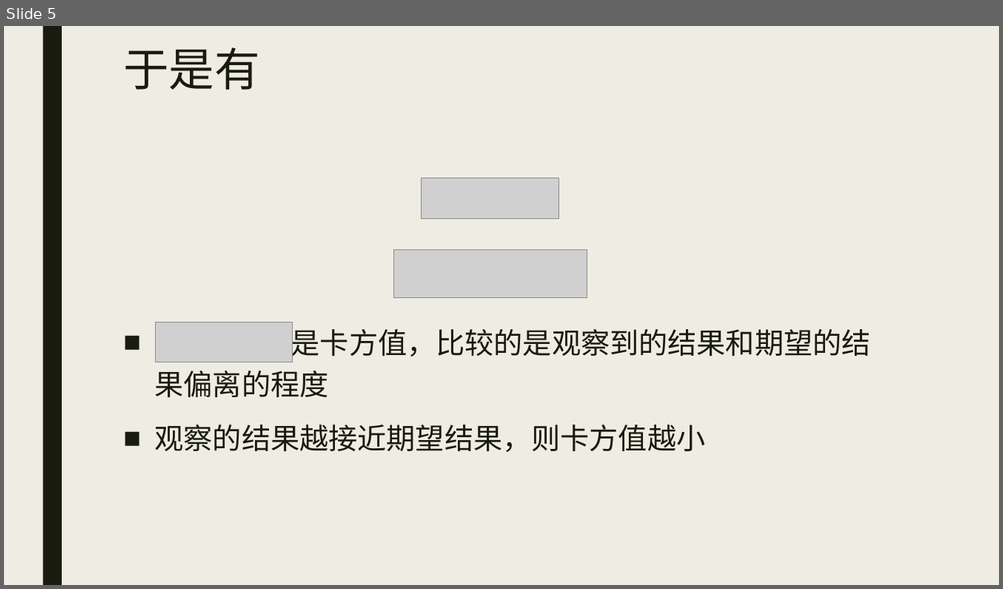
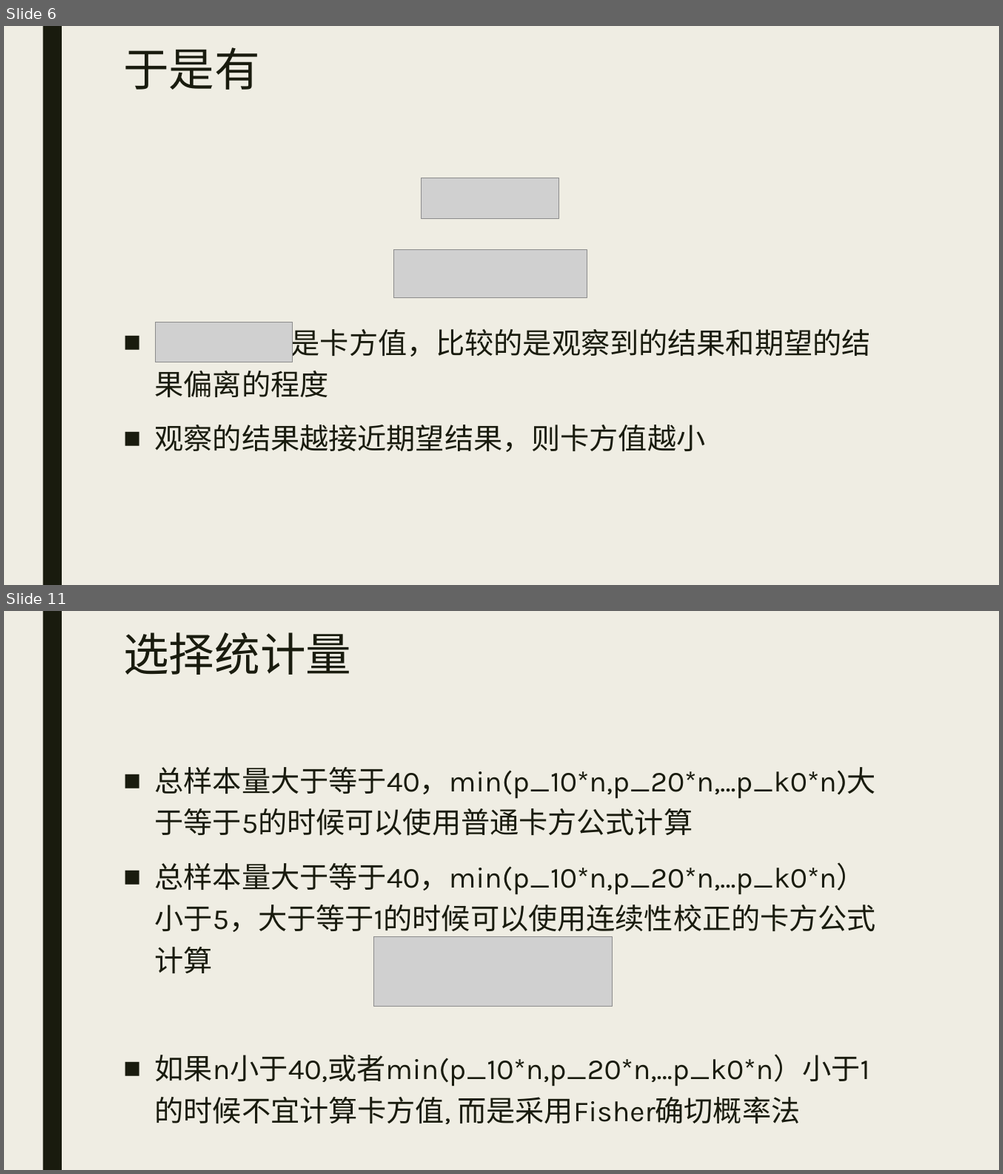
Before and after one commit to beneon/medstat, a slide deck: lect-7/卡方检验.pptx. Shown one above the other, each under a label of ours: slide 5 before the commit, slides 6 and 11 after it; the slides between them are not shown. The pictures are 1003x589 and 1003x1174 pixels, drawn with LibreOffice and Linux fonts; fonts in the diff are those of the drawing; grey boxes stand for pictures. Boxes give left, top, right and bottom in pixels: in the first picture for what was removed or moved away, otherwise in the second. Text is boxed around its words. In the diff, an @@ line names an element or a change of style, - is before the commit and + after.

```diff
--- a/lect-7/卡方检验.pptx
+++ b/lect-7/卡方检验.pptx
@@ slide 11 added at (4, 611, 999, 1170), background #EFEDE3; not listed: 1 template element that a slide beside it also shows @@
@@ title added at (123, 632, 351, 675), 44 pt, text #191B0E @@
+选择统计量
@@ text added at (155, 767, 876, 1124), 28 pt, text #191B0E @@
+■ 总样本量大于等于40，min(p_10*n,p_20*n,…p_k0*n)大于等于5的时候可以使用普通卡方公式计算
+■ 总样本量大于等于40，min(p_10*n,p_20*n,…p_k0*n）小于5，大于等于1的时候可以使用连续性校正的卡方公式计算
+■ 如果n小于40,或者min(p_10*n,p_20*n,…p_k0*n）小于1的时候不宜计算卡方值, 而是采用Fisher确切概率法
@@ picture added at (373, 937, 612, 1006) @@
@@ what was slide 5 is now slide 6 @@
```
Also in this commit, not shown: 1 slide changed, 13 other slides added, 20 other files.
